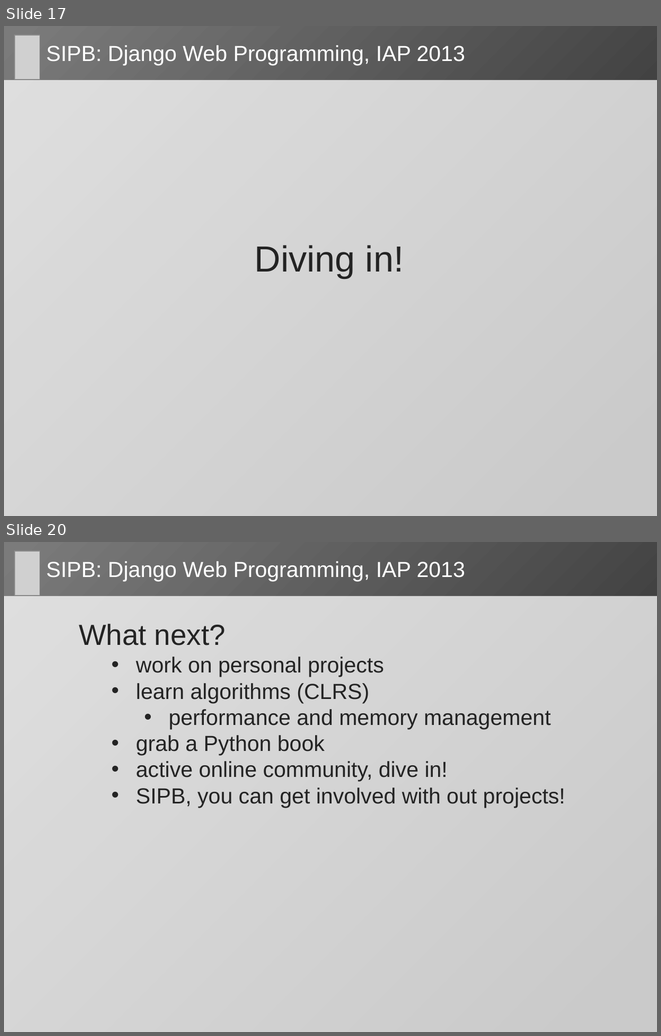
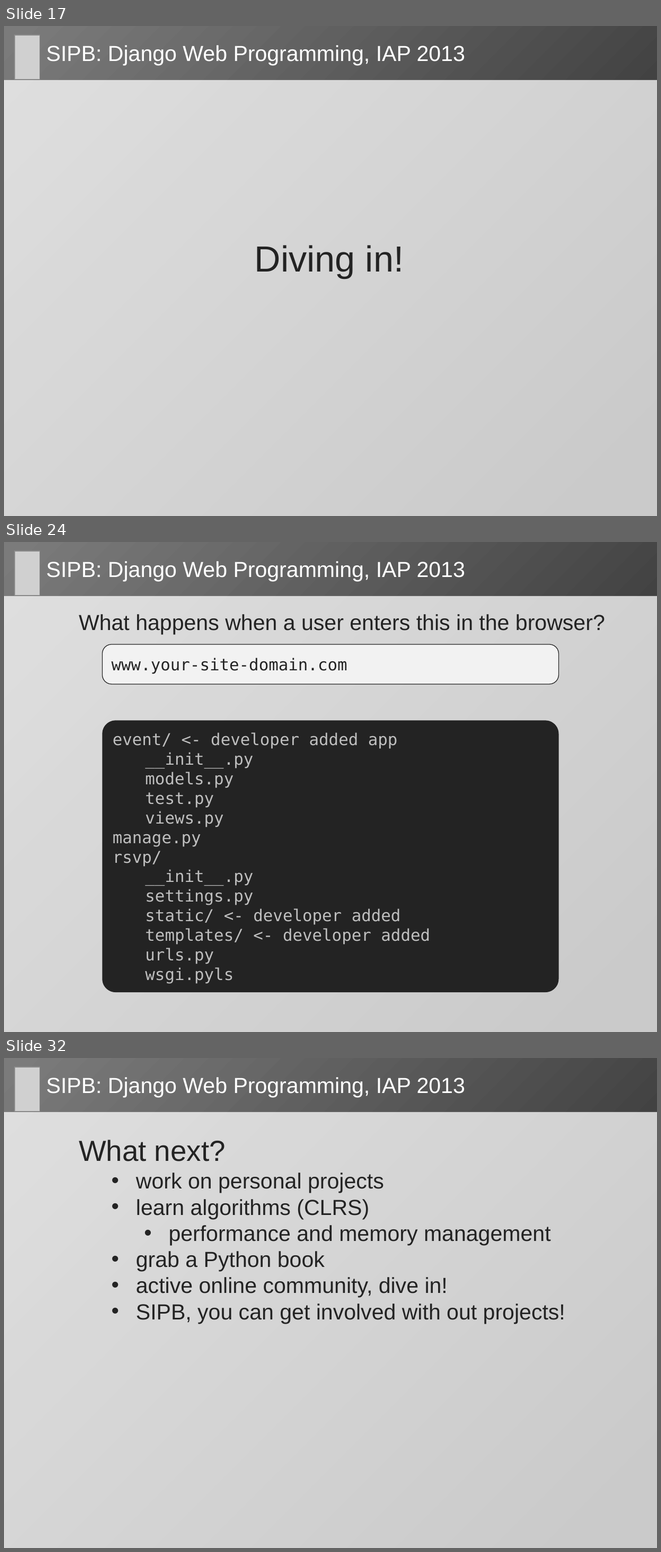
Before and after one commit to dlukeomalley/SIPB_django_class, a slide deck: slides/django_slides.pptx. Shown one above the other, each under a label of ours: slides 17 and 20 before the commit, slides 17, 24 and 32 after it; the slides between them are not shown. The pictures are 661x1036 and 661x1552 pixels, drawn with LibreOffice and Linux fonts; fonts in the diff are those of the drawing; grey boxes stand for pictures. Boxes give left, top, right and bottom in pixels: in the first picture for what was removed or moved away, otherwise in the second. Text is boxed around its words. In the diff, an @@ line names an element or a change of style, - is before the commit and + after.

Commit message:
basic event functionality added

```diff
--- a/slides/django_slides.pptx
+++ b/slides/django_slides.pptx
@@ slide 24 added at [4, 542, 657, 1032], background gradient #7B7B7B to #232323 @@
@@ picture added at [15, 551, 40, 596] @@
@@ title added at [46, 561, 465, 582], 24 pt, text #FFFFFF @@
+SIPB: Django Web Programming, IAP 2013
@@ rounded rectangle added at [4, 596, 657, 1032], fill #FFFFFF at 76% opacity @@
@@ text added at [79, 614, 605, 634], 24 pt, text #232323 @@
+  What happens when a user enters this in the browser?
@@ rounded rectangle added at [103, 644, 559, 685], fill #F2F2F2, outline #232323 0.75 pt, 18 pt, text #232323 @@
+www.your-site-domain.com
@@ rounded rectangle added at [103, 720, 559, 992], fill #232323, 18 pt, text #BFBFBF @@
+event/ <- developer added app
+__init__.py
+models.py
+test.py
+views.py
+manage.py
+rsvp/
+__init__.py
+settings.py
+static/ <- developer added
+templates/ <- developer added
+urls.py
+wsgi.pyls
@@ what was slide 20 is now slide 32 @@
```
Also in this commit, not shown: 2 slides changed, 11 other slides added, 7 other files.
